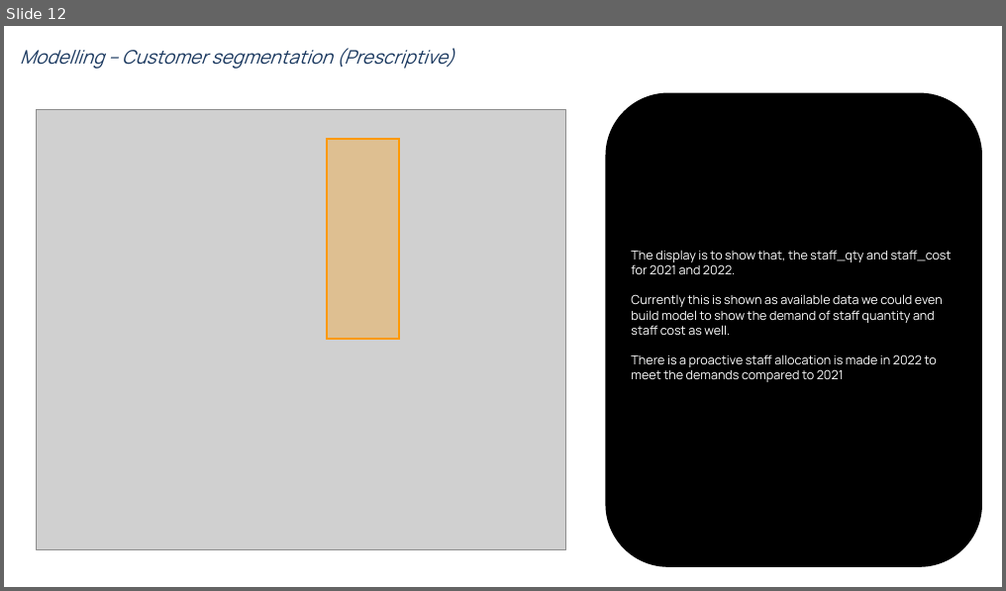
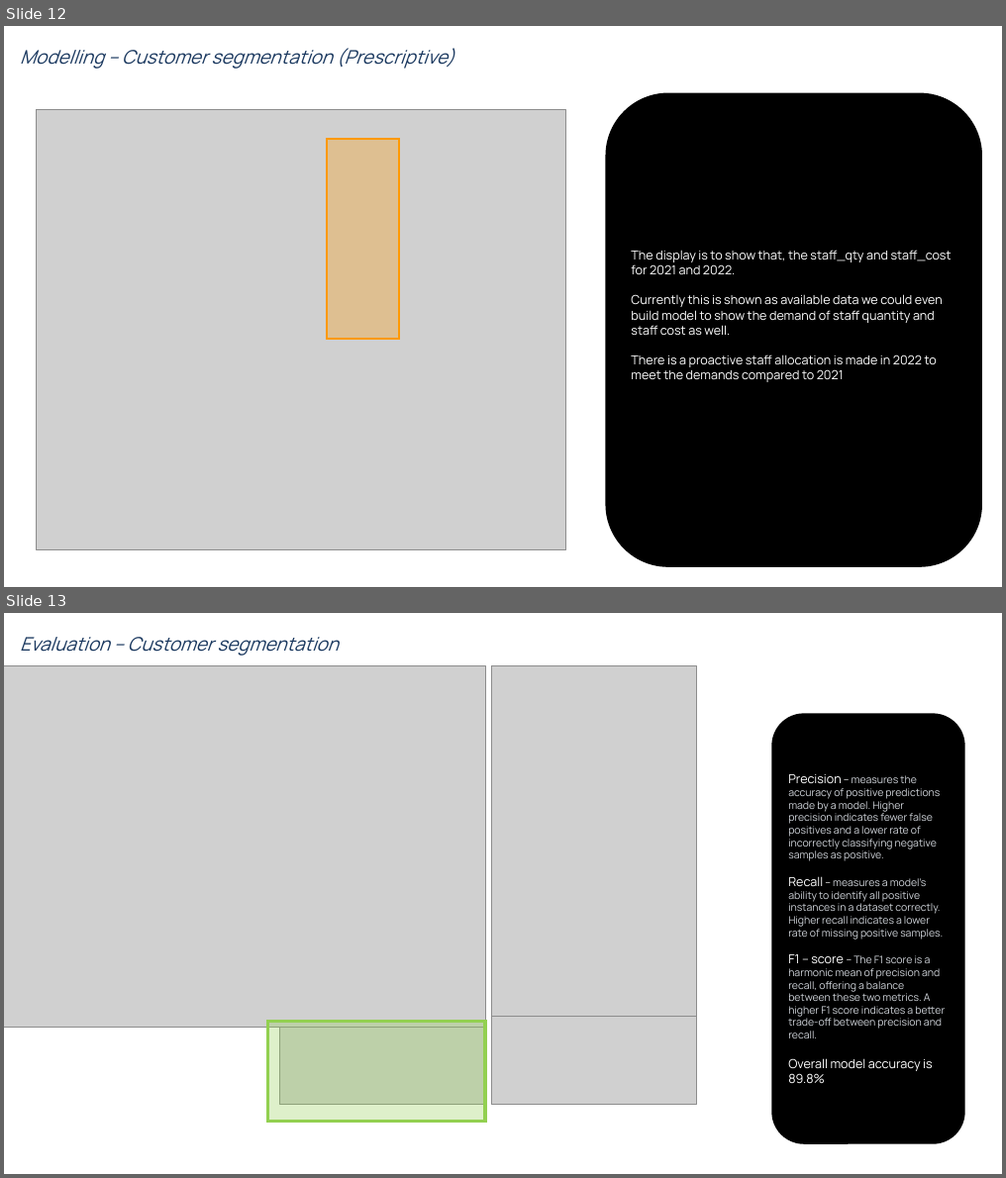
Before and after one commit to srikanthmurali/SalesAnalytics, a slide deck: Sales Analytics.pptx. Shown one above the other, each under a label of ours: slide 12 before the commit, slides 12 and 13 after it. The pictures are 1006x591 and 1006x1178 pixels, drawn with LibreOffice and Linux fonts; fonts in the diff are those of the drawing; grey boxes stand for pictures. Boxes give left, top, right and bottom in pixels: in the first picture for what was removed or moved away, otherwise in the second. Text is boxed around its words. In the diff, an @@ line names an element or a change of style, - is before the commit and + after.

Commit message:
Modification to show the precision, recall, f1 score for all the models utilized to tuning is compelete here.

```diff
--- a/Sales Analytics.pptx
+++ b/Sales Analytics.pptx
@@ slide 13 added at box(4, 613, 1002, 1174), background #FFFFFF @@
@@ text added at box(20, 637, 339, 656), 18 pt, text #1A385F, italic @@
+Evaluation – Customer segmentation
@@ picture added at box(4, 666, 485, 1027) @@
@@ picture added at box(491, 666, 697, 1019) @@
@@ rounded rectangle added at box(772, 713, 965, 1145), fill #000000, 10 pt, text #D1D5DB @@
+Precision – measures the accuracy of positive predictions made by a model. Higher precision indicates fewer false positives and a lower rate of incorrectly classifying negative samples as positive.
+Recall – measures a model's ability to identify all positive instances in a dataset correctly. Higher recall indicates a lower rate of missing positive samples.
+F1 – score – The F1 score is a harmonic mean of precision and recall, offering a balance between these two metrics. A higher F1 score indicates a better trade-off between precision and recall.
+Overall model accuracy is 89.8%
@@ rectangle added at box(267, 1022, 485, 1121), fill #92D050 at 30% opacity, outline #92D050 3 pt @@
@@ picture added at box(279, 1027, 485, 1105) @@
@@ picture added at box(491, 1017, 697, 1105) @@
```
Also in this commit, not shown: 3 slides changed, 1 slide removed, 4 other files.
